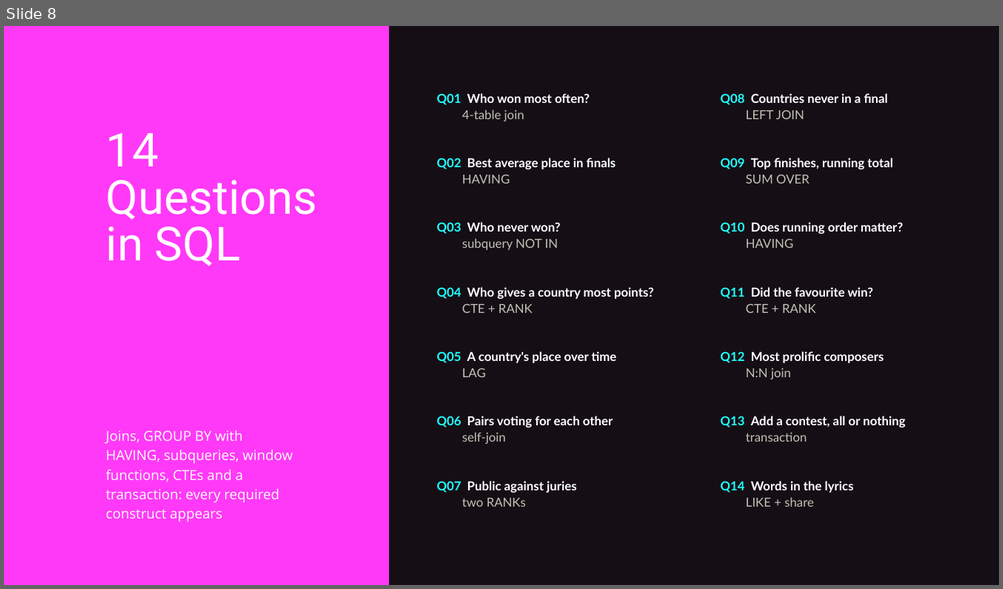
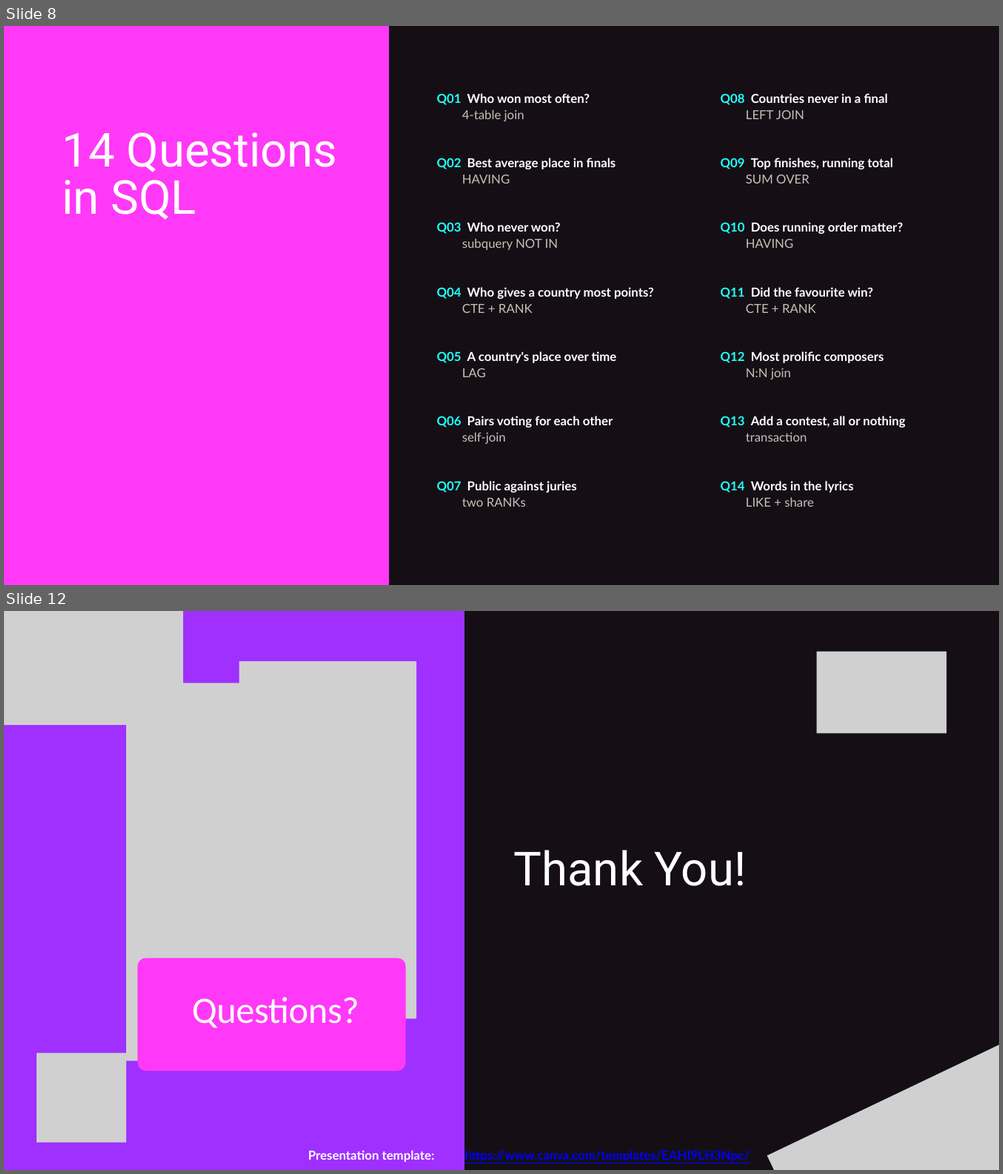
Before and after one commit to kkerekes-2005/Information_Technology_Project_Eurovision, a slide deck: docs/eurovision-presentation.pptx. Shown one above the other, each under a label of ours: slide 8 before the commit, slides 8 and 12 after it; the slides between them are not shown. The pictures are 1003x589 and 1003x1174 pixels, drawn with LibreOffice and Linux fonts; fonts in the diff are those of the drawing; grey boxes stand for pictures. Boxes give left, top, right and bottom in pixels: in the first picture for what was removed or moved away, otherwise in the second. Text is boxed around its words. In the diff, an @@ line names an element or a change of style, - is before the commit and + after.

```diff
--- a/docs/eurovision-presentation.pptx
+++ b/docs/eurovision-presentation.pptx
@@ slide 12 added at box(4, 611, 999, 1170), background #150F15 @@
@@ freeform shape added at box(4, 611, 464, 1170), fill #9F30FF @@
@@ picture added at box(4, 611, 183, 725) @@
@@ picture added at box(816, 651, 946, 733) @@
@@ picture added at box(239, 661, 416, 1019) @@
@@ picture added at box(126, 683, 371, 1062) @@
@@ text added at box(514, 850, 746, 886), 68 pt, text #FFFFFF @@
+Thank You!
@@ freeform shape added at box(138, 958, 406, 1071), fill #FF39F7 @@
@@ text added at box(192, 997, 359, 1028), 54 pt, text #FFFFFF @@
+Questions?
@@ picture added at box(767, 1014, 999, 1170) @@
@@ picture added at box(37, 1053, 126, 1142) @@
@@ text added at box(308, 1150, 749, 1162), 18 pt, text #0000FF, bold, underline @@
+Presentation template: https://www.canva.com/templates/EAHI9LH3Npc/
@@ slide 8 changed as well @@
@@ text "14 Questions" rewrapped from box(106, 133, 317, 266) to box(62, 133, 337, 220) @@
@@ text removed at box(106, 431, 293, 523) @@
-Joins, GROUP BY with HAVING, subqueries, window functions, CTEs and a transaction: every required construct appears
```
Also in this commit, not shown: 8 other slides changed, 2 other slides added, 4 slides removed, 38 other files.
